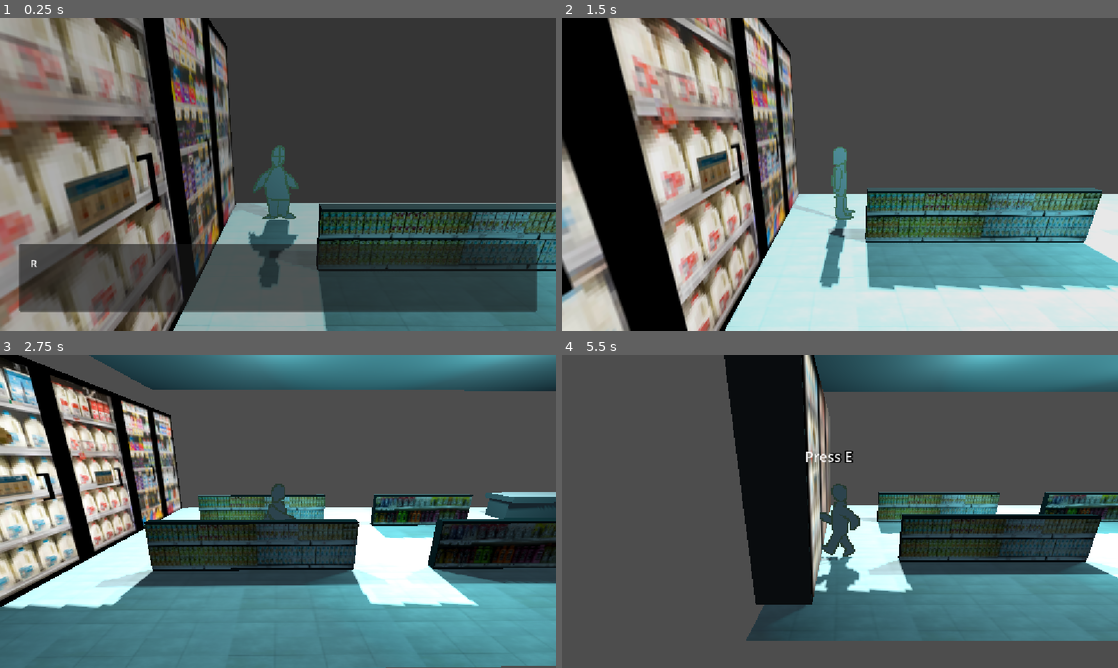
Above: before the commit, frames 1-4 (two rows, left to right).
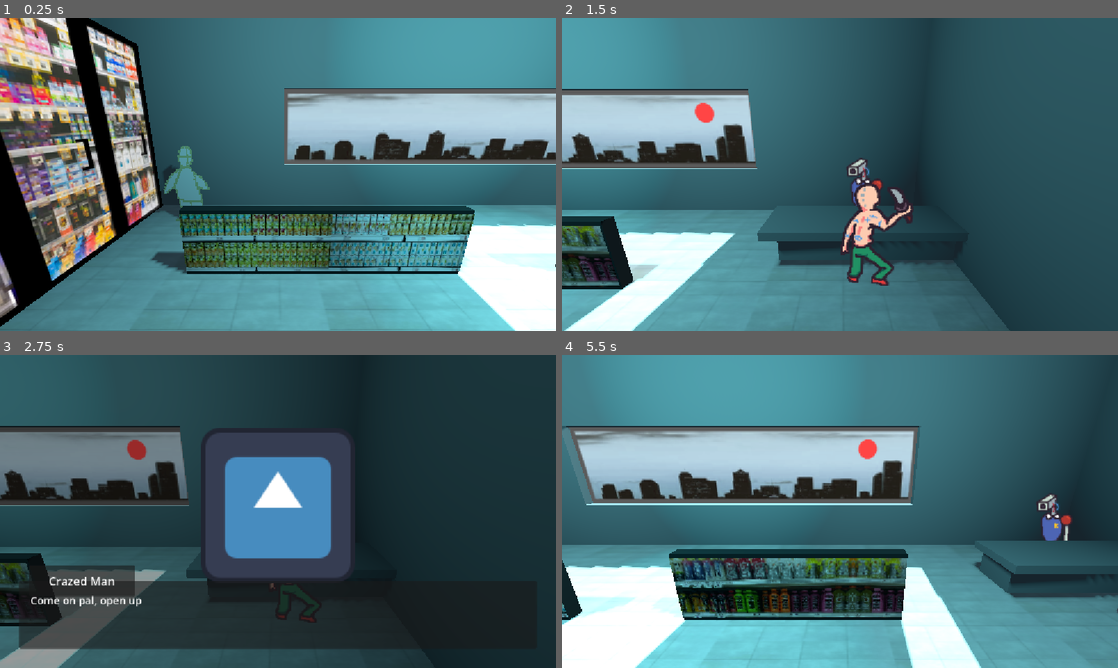
Above: after the commit, the same moments.

Repository: actualrednose/JupitusP1
Game: Godot game, scene res://scenes/Part 1/KogelMart.tscn
Two runs of this game, one before a commit and one after it. Both use one fixed random seed, a clock stepped at 60 frames per second and the inputs below. The engine's default icon, where the game draws it, is replaced by a stand-in: a white triangle on a blue panel in a dark square.
Inputs:
- Up to frame 1 (0.25 s): no input
- Up to frame 2 (1.5 s): hold D (move_right) 0.53-1.28 s; tap E (interact) at 0.6, 1.25, 1.35 s; hold S (move_down) from 1.28 s (still down)
- Up to frame 3 (2.75 s): release S (move_down) at 2.03 s; hold D (move_right) from 2.03 s (still down); tap E (interact) at 2.1 s
- Up to frame 4 (5.5 s): release D (move_right) at 2.78 s; hold W (move_up) 2.78-3.53 s; tap E (interact) at 2.85, 3.5, 3.6, 4.25, 4.35, 5, 5.1 s; hold A (move_left) 3.53-5.03 s; hold S (move_down) from 5.03 s (still down)

The runs differ from the first frame. In frame 1, 96% of the frame differs, in the area x 0-100%, y 0-100%; in frame 2, 99%; in frame 3, 88%; in frame 4, 90%.
Error after the commit: Invalid call. Nonexistent function 'has_choices' in base 'Nil'. (res://scripts/dialogue/dialogue_box.gd:403)

Commit message:
Add files via upload

Diff:
--- a/jupitus/resources/dialogue/characters/Emm.tres
+++ b/jupitus/resources/dialogue/characters/Emm.tres
@@ -1,9 +1,11 @@
 [gd_resource type="Resource" script_class="DialogueCharacter" format=3 uid="uid://byv0nuncpcc22"]
 
 [ext_resource type="Script" uid="uid://rh8ii72u8rxm" path="res://scripts/dialogue/dialogue_character.gd" id="1_e7oy0"]
+[ext_resource type="Texture2D" uid="uid://de6kri33m8e8d" path="res://icon.svg" id="1_i1rx4"]
 
 [resource]
 script = ExtResource("1_e7oy0")
 display_name = "Emm"
 is_party_member = true
+portrait = ExtResource("1_i1rx4")
 metadata/_custom_type_script = "uid://rh8ii72u8rxm"
--- /dev/null
+++ b/jupitus/resources/dialogue/characters/KogelBot.tres
@@ -0,0 +1,11 @@
+[gd_resource type="Resource" script_class="DialogueCharacter" format=3 uid="uid://dg5kpnhdu8s77"]
+
+[ext_resource type="Texture2D" uid="uid://de6kri33m8e8d" path="res://icon.svg" id="1_f3y80"]
+[ext_resource type="Script" uid="uid://rh8ii72u8rxm" path="res://scripts/dialogue/dialogue_character.gd" id="1_uchl5"]
+
+[resource]
+script = ExtResource("1_uchl5")
+display_name = "KogelBot"
+portrait = ExtResource("1_f3y80")
+name_color = Color(0.16862746, 1, 1, 1)
+metadata/_custom_type_script = "uid://rh8ii72u8rxm"
--- /dev/null
+++ b/jupitus/resources/dialogue/characters/MachineCultist.tres
@@ -0,0 +1,10 @@
+[gd_resource type="Resource" script_class="DialogueCharacter" format=3 uid="uid://c6h3kp852qy08"]
+
+[ext_resource type="Script" uid="uid://rh8ii72u8rxm" path="res://scripts/dialogue/dialogue_character.gd" id="1_1seol"]
+[ext_resource type="Texture2D" uid="uid://de6kri33m8e8d" path="res://icon.svg" id="1_chhl2"]
+
+[resource]
+script = ExtResource("1_1seol")
+display_name = "Crazed Man"
+portrait = ExtResource("1_chhl2")
+metadata/_custom_type_script = "uid://rh8ii72u8rxm"
--- /dev/null
+++ b/jupitus/resources/dialogue/characters/Roommate.tres
@@ -0,0 +1,9 @@
+[gd_resource type="Resource" script_class="DialogueCharacter" format=3 uid="uid://detderr3pns4m"]
+
+[ext_resource type="Script" uid="uid://rh8ii72u8rxm" path="res://scripts/dialogue/dialogue_character.gd" id="1_pcb5a"]
+
+[resource]
+script = ExtResource("1_pcb5a")
+display_name = "The Roommate"
+is_party_member = true
+metadata/_custom_type_script = "uid://rh8ii72u8rxm"
--- /dev/null
+++ b/jupitus/resources/dialogue/kogelmart/cultist_confrontation.tres
@@ -0,0 +1,44 @@
+[gd_resource type="Resource" script_class="DialogueData" format=3 uid="uid://dx56x43eq0bsn"]
+
+[ext_resource type="Script" uid="uid://bkmif1qkyfocw" path="res://scripts/dialogue/dialogue_line.gd" id="1_418v8"]
+[ext_resource type="Script" uid="uid://ddcy6t67u525" path="res://scripts/dialogue/dialogue_choice.gd" id="2_bbss5"]
+[ext_resource type="Script" uid="uid://bnic7bnq1fb5c" path="res://scripts/dialogue/dialogue_data.gd" id="2_p7287"]
+[ext_resource type="Resource" uid="uid://byv0nuncpcc22" path="res://resources/dialogue/characters/Emm.tres" id="3_7ocyy"]
+[ext_resource type="Resource" uid="uid://dg5kpnhdu8s77" path="res://resources/dialogue/characters/KogelBot.tres" id="4_7naqj"]
+[ext_resource type="Resource" uid="uid://c6h3kp852qy08" path="res://resources/dialogue/characters/MachineCultist.tres" id="5_7naqj"]
+[ext_resource type="Resource" uid="uid://detderr3pns4m" path="res://resources/dialogue/characters/Roommate.tres" id="6_esrfq"]
+
+[sub_resource type="Resource" id="Resource_t4aar"]
+script = ExtResource("1_418v8")
+speaker = ExtResource("3_7ocyy")
+text = "Uh, excuse-"
+metadata/_custom_type_script = "uid://bkmif1qkyfocw"
+
+[sub_resource type="Resource" id="Resource_bbss5"]
+script = ExtResource("1_418v8")
+speaker = ExtResource("4_7naqj")
+text = "[HELP. HELP. HELP. HELP.HELP. HELP. HELP.HELP. HELP. HELP.HELP. HELP. HELP.HELP. HELP. HELP.HELP. HELP. HELP.HELP. HELP. HELP.]"
+metadata/_custom_type_script = "uid://bkmif1qkyfocw"
+
+[sub_resource type="Resource" id="Resource_esrfq"]
+script = ExtResource("1_418v8")
+speaker = ExtResource("5_7naqj")
+text = "Back off or I'll open you up next pal."
+metadata/_custom_type_script = "uid://bkmif1qkyfocw"
+
+[sub_resource type="Resource" id="Resource_j1jds"]
+script = ExtResource("1_418v8")
+speaker = ExtResource("6_esrfq")
+text = "(The Roommate steps in front of you and cracks his neck.)"
+metadata/_custom_type_script = "uid://bkmif1qkyfocw"
+
+[sub_resource type="Resource" id="Resource_jmg03"]
+script = ExtResource("1_418v8")
+speaker = ExtResource("5_7naqj")
+text = "Your funeral pal."
+metadata/_custom_type_script = "uid://bkmif1qkyfocw"
+
+[resource]
+script = ExtResource("2_p7287")
+lines = Array[ExtResource("1_418v8")]([SubResource("Resource_t4aar"), SubResource("Resource_bbss5"), SubResource("Resource_esrfq"), SubResource("Resource_j1jds"), SubResource("Resource_jmg03")])
+metadata/_custom_type_script = "uid://bnic7bnq1fb5c"
--- a/jupitus/scenes/Part 1/KogelMart.tscn
+++ b/jupitus/scenes/Part 1/KogelMart.tscn
@@ -7,16 +7,23 @@
 [ext_resource type="Texture2D" uid="uid://gmnskd4xqopv" path="res://resources/sprites/environmental/kogelmart/Fridges.png" id="4_5o2a2"]
 [ext_resource type="Texture2D" uid="uid://b3asc3kph64w" path="res://resources/sprites/environmental/kogelmart/Shelve big.png" id="4_xmejl"]
 [ext_resource type="Texture2D" uid="uid://xrxug6k6ny1p" path="res://resources/sprites/environmental/kogelmart/ShelveSmall.png" id="5_28ksu"]
+[ext_resource type="Texture2D" uid="uid://bo7y5n5wpx1ij" path="res://resources/sprites/NPCs/KogelBotCashier.png" id="8_7dxde"]
 [ext_resource type="Script" uid="uid://d3a83b7v6ytes" path="res://scripts/actor/milk_interactable.gd" id="8_22vjl"]
+[ext_resource type="Script" uid="uid://2he41lgut73t" path="res://scripts/actor/npc.gd" id="8_x36dm"]
 [ext_resource type="Resource" uid="uid://qnyta8131g65" path="res://resources/dialogue/kogelmart/milk_during_robbery.tres" id="9_gigyx"]
+[ext_resource type="Texture2D" uid="uid://cfd45865yhvyy" path="res://resources/sprites/environmental/kogelmart/MachineCultist.png" id="9_h7tew"]
+[ext_resource type="Resource" uid="uid://dx56x43eq0bsn" path="res://resources/dialogue/kogelmart/cultist_confrontation.tres" id="9_vl3xx"]
 [ext_resource type="Script" uid="uid://d1fculjemgye" path="res://scripts/cutscene/cutscene_player.gd" id="10_ng2d6"]
 [ext_resource type="Script" uid="uid://e4nee2wiehds" path="res://scripts/cutscene/cutscene_action.gd" id="11_v2hqh"]
 [ext_resource type="Script" uid="uid://bkmif1qkyfocw" path="res://scripts/dialogue/dialogue_line.gd" id="12_4xk5b"]
 [ext_resource type="Script" uid="uid://ddcy6t67u525" path="res://scripts/dialogue/dialogue_choice.gd" id="13_7dxde"]
 [ext_resource type="Script" uid="uid://bnic7bnq1fb5c" path="res://scripts/dialogue/dialogue_data.gd" id="14_ykydi"]
 [ext_resource type="Script" uid="uid://deq5ipwsf8rv7" path="res://scripts/cutscene/cutscene_action_dialogue.gd" id="15_x36dm"]
+[ext_resource type="Script" uid="uid://c8nbywjgw0vm5" path="res://scripts/cutscene/cutscene_action_camera.gd" id="16_4xk5b"]
 [ext_resource type="Script" uid="uid://dawlns8gfr3sk" path="res://scripts/cutscene/cutscene_action_set_flag.gd" id="16_h7tew"]
 [ext_resource type="Script" uid="uid://colgw8jbic88g" path="res://scripts/cutscene/cutscene_trigger.gd" id="17_v2hqh"]
+[ext_resource type="Resource" uid="uid://c6h3kp852qy08" path="res://resources/dialogue/characters/MachineCultist.tres" id="18_ups6i"]
+[ext_resource type="Resource" uid="uid://dg5kpnhdu8s77" path="res://resources/dialogue/characters/KogelBot.tres" id="19_vl3xx"]
 
 [sub_resource type="StandardMaterial3D" id="StandardMaterial3D_8xg12"]
 albedo_color = Color(0.16206557, 0.1620656, 0.16206557, 1)
@@ -89,6 +96,12 @@
 [sub_resource type="BoxMesh" id="BoxMesh_aen8j"]
 size = Vector3(10.999756, 0.17773438, 5.010254)
 
+[sub_resource type="BoxShape3D" id="BoxShape3D_xufgy"]
+size = Vector3(1.8288574, 1, 2.1792603)
+
+[sub_resource type="BoxShape3D" id="BoxShape3D_ykydi"]
+size = Vector3(1.1599121, 0.48620605, 0.6713257)
+
 [sub_resource type="BoxMesh" id="BoxMesh_tbuv2"]
 size = Vector3(2.0390015, 0.55078125, 0.48242188)
 
@@ -101,14 +114,37 @@
 [sub_resource type="BoxShape3D" id="BoxShape3D_73cvo"]
 size = Vector3(0.7821045, 0.722229, 1.1306839)
 
+[sub_resource type="Resource" id="Resource_v2hqh"]
+script = ExtResource("16_4xk5b")
+target = NodePath("CounterPoint")
+ease_type = 0
+metadata/_custom_type_script = "uid://c8nbywjgw0vm5"
+
 [sub_resource type="Resource" id="Resource_jjimy"]
 script = ExtResource("12_4xk5b")
-text = "Robbery in Progress."
+speaker = ExtResource("18_ups6i")
+text = "Come on pal, open up. I just want a peek!"
+metadata/_custom_type_script = "uid://bkmif1qkyfocw"
+
+[sub_resource type="Resource" id="Resource_msw3j"]
+script = ExtResource("12_4xk5b")
+speaker = ExtResource("19_vl3xx")
+text = "[PLEASE REFRAIN]
+[AUTHORITIES  CONTACTED.]
+[ARRIVAL DUE IN...]"
+metadata/_custom_type_script = "uid://bkmif1qkyfocw"
+
+[sub_resource type="Resource" id="Resource_wx5q2"]
+script = ExtResource("12_4xk5b")
+speaker = ExtResource("19_vl3xx")
+text = "[4 HOURS]
+
+[OH NO]"
 metadata/_custom_type_script = "uid://bkmif1qkyfocw"
 
 [sub_resource type="Resource" id="Resource_3x8d0"]
 script = ExtResource("14_ykydi")
-lines = Array[ExtResource("12_4xk5b")]([SubResource("Resource_jjimy")])
+lines = Array[ExtResource("12_4xk5b")]([SubResource("Resource_jjimy"), SubResource("Resource_msw3j"), SubResource("Resource_wx5q2")])
 metadata/_custom_type_script = "uid://bnic7bnq1fb5c"
 
 [sub_resource type="Resource" id="Resource_01fuj"]
@@ -121,6 +157,12 @@
 flag_name = "robbery_in_progress"
 metadata/_custom_type_script = "uid://dawlns8gfr3sk"
 
+[sub_resource type="Resource" id="Resource_4xk5b"]
+script = ExtResource("16_4xk5b")
+restore_to_player = true
+ease_type = 0
+metadata/_custom_type_script = "uid://c8nbywjgw0vm5"
+
 [sub_resource type="BoxShape3D" id="BoxShape3D_1eb1t"]
 
 [node name="KogelMart" type="Node3D" unique_id=1560995785]
@@ -129,7 +171,7 @@
 script = ExtResource("1_rm8ds")
 pitch_degrees = 15.0
 distance = 3.0
-follow_smoothing = 0.7
+follow_smoothing = 1.0
 
 [node name="Floor" type="StaticBody3D" parent="." unique_id=785142314]
 
@@ -256,7 +298,6 @@
 texture = ExtResource("5_28ksu")
 
 [node name="Walls" type="Node3D" parent="." unique_id=1737348445]
-visible = false
 
 [node name="NorthWindow" type="Sprite3D" parent="Walls" unique_id=754119455]
 transform = Transform3D(1.01, 0, 0, 0, 1.01, 0, 0, 0, 1.01, -0.02459925, 1.3822159, -2.569)
@@ -324,7 +365,35 @@
 transform = Transform3D(1, 0, 0, 0, 1, 0, 0, 0, 1, 0, 3.3446088, -0.021728516)
 mesh = SubResource("BoxMesh_aen8j")
 
+[node name="MachineCultist" type="Area3D" parent="." unique_id=1167547128]
+transform = Transform3D(1, 0, 0, 0, 1, 0, 0, 0, 1, 4.52129, 0.58930933, -1.9803706)
+script = ExtResource("8_x36dm")
+npc_name = "MachineCultist"
+first_dialogue = ExtResource("9_vl3xx")
+prompt_text = "Press E (?)"
+
+[node name="Sprite3D" type="Sprite3D" parent="MachineCultist" unique_id=1037577489]
+transform = Transform3D(1, 0, 0, 0, 1, 0, 0, 0, 1, 0, -0.04374802, 1.234856)
+texture = ExtResource("9_h7tew")
+
+[node name="CollisionShape3D" type="CollisionShape3D" parent="MachineCultist" unique_id=389556764]
+transform = Transform3D(1, 0, 0, 0, 1, 0, 0, 0, 1, -0.4144287, -0.60963774, 0.7183279)
+shape = SubResource("BoxShape3D_xufgy")
+
+[node name="KogelBotClerk" type="Area3D" parent="." unique_id=2085646925]
+transform = Transform3D(1, 0, 0, 0, 1, 0, 0, 0, 1, 4.52129, 0.58930933, -1.9803706)
+
+[node name="Sprite3D" type="Sprite3D" parent="KogelBotClerk" unique_id=19749913]
+transform = Transform3D(1, 0, 0, 0, 1, 0, 0, 0, 1, 0, 0, 0.22888494)
+billboard = 1
+texture = ExtResource("8_7dxde")
+
+[node name="DialogueCollision" type="CollisionShape3D" parent="KogelBotClerk" unique_id=2059416067]
+transform = Transform3D(1, 0, 0, 0, 1, 0, 0, 0, 1, -0.079956055, -0.35345674, 1.0488046)
+shape = SubResource("BoxShape3D_ykydi")
+
 [node name="Store Counter" type="Node3D" parent="." unique_id=87145978]
+transform = Transform3D(1, 0, 0, 0, 0.7435758, 0, 0, 0, 1, 0, 0, 0)
 
 [node name="MeshInstance3D" type="MeshInstance3D" parent="Store Counter" unique_id=1304431966]
 transform = Transform3D(1, 0, 0, 0, 1, 0, 0, 0, 1, 4.49112, 0.22460938, -1.3611614)
@@ -351,7 +420,10 @@
 
 [node name="RobberyCutscene" type="Node" parent="." unique_id=1211326049]
 script = ExtResource("10_ng2d6")
-actions = Array[ExtResource("11_v2hqh")]([SubResource("Resource_01fuj"), SubResource("Resource_aen8j")])
+actions = Array[ExtResource("11_v2hqh")]([SubResource("Resource_v2hqh"), SubResource("Resource_01fuj"), SubResource("Resource_aen8j"), SubResource("Resource_4xk5b")])
+
+[node name="CounterPoint" type="Marker3D" parent="RobberyCutscene" unique_id=1430614996]
+transform = Transform3D(1, 0, 0, 0, 1, 0, 0, 0, 1, 4.2637844, 0.7736827, -2.0180006)
 
 [node name="Area3D" type="Area3D" parent="RobberyCutscene" unique_id=1205303202 node_paths=PackedStringArray("cutscene_player")]
 collision_layer = 2
--- a/jupitus/scripts/cutscene/cutscene_trigger.gd
+++ b/jupitus/scripts/cutscene/cutscene_trigger.gd
@@ -87,6 +87,10 @@
 # -----------------------------------------------------------------------------
 
 func _on_body_entered(body: Node) -> void:
+	# One-shot triggers remain disabled after their first activation.
+	if not enabled:
+		return
+
 	super._on_body_entered(body)
 
 	if not body.is_in_group(&"player"):
@@ -110,36 +114,37 @@
 # -----------------------------------------------------------------------------
 
 func _trigger_cutscene() -> void:
+	if not enabled:
+		return
+
 	# Bail out if no cutscene player is assigned.
 	if cutscene_player == null:
 		push_warning(
-			"CutsceneTrigger '%s': no cutscene_player assigned. " % name \
+			"CutsceneTrigger '%s': no cutscene_player assigned. " % name
 			+ "Drag a CutscenePlayer node into the slot in the Inspector."
 		)
 		return
 
-	# Bail out if the cutscene is already playing (e.g., player walked
-	# back into the trigger zone mid-cutscene — shouldn't happen, but defensive).
+	# Bail out if the cutscene is already playing.
 	if cutscene_player.is_playing():
 		push_warning("CutsceneTrigger '%s': cutscene is already playing" % name)
 		return
 
-	# Disable this trigger immediately so the player can't trigger it twice.
-	# (For one_shot triggers, this is permanent. For non-one-shot, we'll
-	# re-enable after the cutscene ends.)
 	enabled = false
-
-	# Start the cutscene.
 	cutscene_player.play()
 
-	# For non-one-shot triggers, re-enable after the cutscene finishes.
 	if not one_shot:
 		if not cutscene_player.cutscene_finished.is_connected(_on_cutscene_finished):
-			cutscene_player.cutscene_finished.connect(_on_cutscene_finished, CONNECT_ONE_SHOT)
-		# Also re-enable if the cutscene was skipped
+			cutscene_player.cutscene_finished.connect(
+				_on_cutscene_finished,
+				CONNECT_ONE_SHOT
+			)
+
 		if not cutscene_player.cutscene_skipped.is_connected(_on_cutscene_finished):
-			cutscene_player.cutscene_skipped.connect(_on_cutscene_finished, CONNECT_ONE_SHOT)
-
+			cutscene_player.cutscene_skipped.connect(
+				_on_cutscene_finished,
+				CONNECT_ONE_SHOT
+			)
 
 func _on_cutscene_finished() -> void:
 	# Re-enable the trigger so it can fire again.
--- a/jupitus/scripts/dialogue/dialogue_box.gd
+++ b/jupitus/scripts/dialogue/dialogue_box.gd
@@ -278,35 +278,38 @@
 # Public API (called by DialogueManager)
 # -----------------------------------------------------------------------------
 
-## Start showing a new conversation. Tweens the box in, then plays the first line.
 func start_dialogue(data: DialogueData) -> void:
-		_data = data
-		_current_line_index = 0
-		_active = true
-		_showing_choices = false
-
-		# Reset multi-portrait state for the new conversation
-		_character_slots.clear()
-		_current_speaker = null
-		for slot in _portrait_slots.values():
-				if slot:
-						slot.visible = false
-						slot.texture = null
-
-		# Show the box (tween alpha from 0 to 1)
-		_show_box(true)
-		_show_dimmer(true)
-
-		# Wait for the box tween to finish before starting the first line,
-		# so the typewriter doesn't start while the box is still sliding in.
-		#
-		# `await` pauses this function until the signal fires. We create a
-		# one-shot timer since we don't have direct access to the tween's
-		# finished signal here (tween kills/restarts would complicate things).
-		await get_tree().create_timer(box_tween_duration).timeout
-
-		_play_current_line()
-
+	_data = data
+	_current_line_index = 0
+	_current_line = null
+	_active = true
+	_showing_choices = false
+
+	# Clear content from the previous conversation before showing the box.
+	_text_label.text = ""
+	_text_label.visible_characters = 0
+	_name_label.text = ""
+	_name_plate.visible = false
+	_continue_prompt.visible = false
+	_hide_choices()
+
+	# Reset multi-portrait state for the new conversation.
+	_character_slots.clear()
+	_current_speaker = null
+
+	for slot in _portrait_slots.values():
+		if slot:
+			slot.visible = false
+			slot.texture = null
+
+	# Show the box and dimmer.
+	_show_box(true)
+	_show_dimmer(true)
+
+	# Wait for the box animation before starting the first line.
+	await get_tree().create_timer(box_tween_duration).timeout
+
+	_play_current_line()
 
 ## End the conversation. Tweens the box out and emits conversation_ended.
 func end_dialogue() -> void:
--- a/jupitus/scripts/systems/player_state.gd
+++ b/jupitus/scripts/systems/player_state.gd
@@ -107,8 +107,24 @@
 ## Returns true if the flag exists and is "truthy" (not false, not null, not 0).
 ## Convenient for `if PlayerState.has_flag("met_robber"):` checks.
 func has_flag(flag_name: String) -> bool:
+	if not flags.has(flag_name):
+		return false
+
 	var value: Variant = flags.get(flag_name, null)
-	return value != null and value != false and value != 0
+
+	match typeof(value):
+		TYPE_NIL:
+			return false
+		TYPE_BOOL:
+			return bool(value)
+		TYPE_INT:
+			return int(value) != 0
+		TYPE_FLOAT:
+			return not is_zero_approx(float(value))
+		TYPE_STRING, TYPE_STRING_NAME:
+			return not str(value).is_empty()
+		_:
+			return true
 
 
 ## Remove a flag entirely (as if it was never set).
Binary file added: jupitus/resources/sprites/NPCs/KogelBotCashier.png
Not shown, added: jupitus/resources/sprites/NPCs/KogelBotCashier.png.import
Binary file added: jupitus/resources/sprites/environmental/kogelmart/MachineCultist.png
Not shown, added: jupitus/resources/sprites/environmental/kogelmart/MachineCultist.png.import
